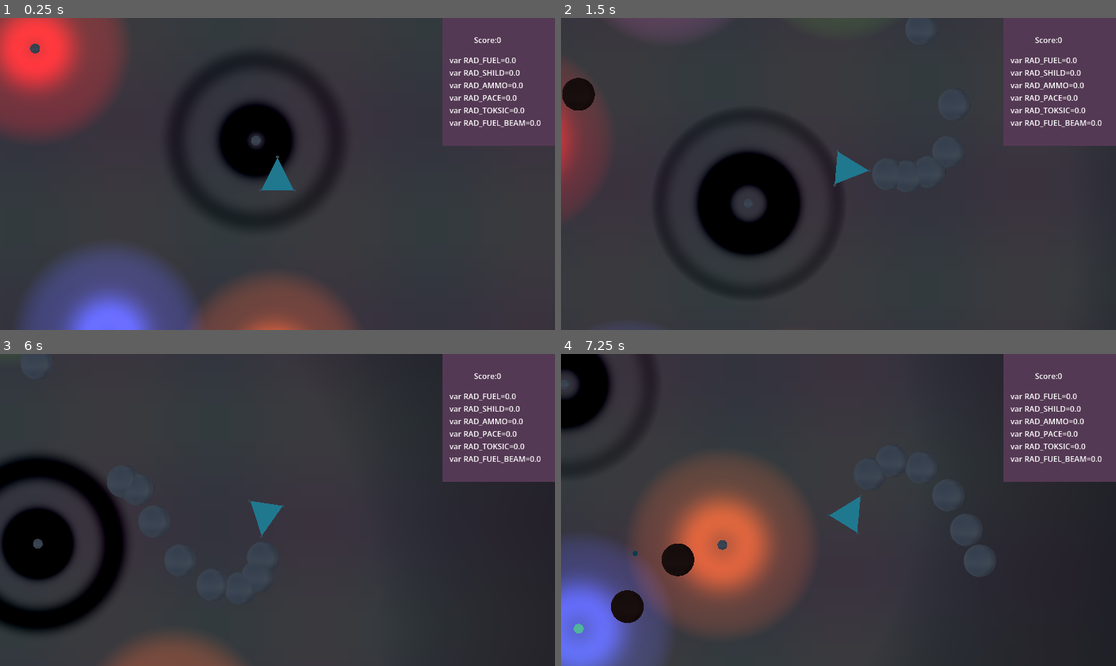
Above: before the commit, frames 1-4 (two rows, left to right).
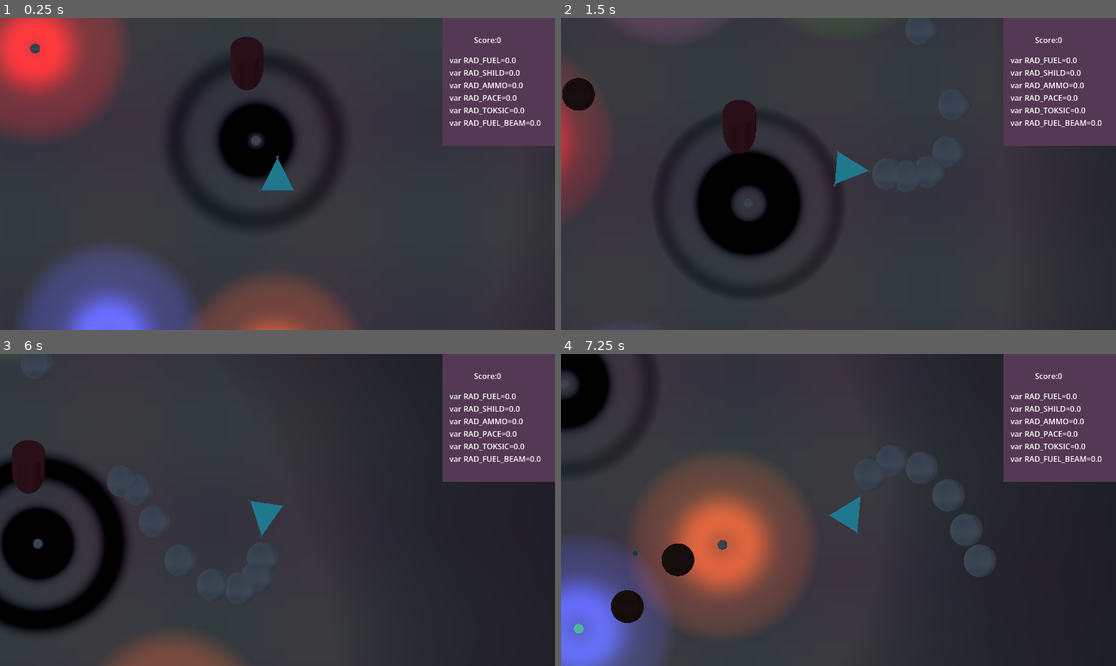
Above: after the commit, the same moments.

Repository: forklovee/SpaceJam2026
Game: Godot game, scene res://main.tscn
Two runs of this game, one before a commit and one after it. Both use one fixed random seed, a clock stepped at 60 frames per second and the inputs below.
Inputs:
- Up to frame 1 (0.25 s): no input
- Up to frame 2 (1.5 s): hold D (Right) 0.53-1.28 s; hold Space (Fire) 0.53-1.28 s; hold S (Down) from 1.28 s (still down); tap Space (Fire) at 1.35 s
- Up to frame 3 (6 s): release S (Down) at 2.03 s; hold D (Right) 2.03-2.78 s; hold Space (Fire) 2.03-2.78 s; hold W (Up) 2.78-3.53 s; tap Space (Fire) at 2.85, 4.35, 5.85 s; hold Space (Fire) 3.53-4.28 s; hold A (Left) 3.53-5.03 s; hold S (Down) 5.03-5.78 s; hold Space (Fire) 5.03-5.78 s; hold D (Right) from 5.78 s (still down)
- Up to frame 4 (7.25 s): release D (Right) at 6.53 s; hold W (Up) from 6.53 s (still down); hold Space (Fire) from 6.53 s (still down)

The runs differ from the first frame. In frame 1, 0.6% of the frame differs, in the area x 41-48%, y 6-24%; in frame 2, 0.7%; in frame 3, 0.7%, in the area x 2-9%, y 27-45%; in frame 4, less than 0.1%.

Commit message:
ship collect
ship collect

Diff:
--- a/Level/level.tscn
+++ b/Level/level.tscn
@@ -6,6 +6,7 @@
 [ext_resource type="Script" uid="uid://8pks5lg5crwq" path="res://Level/level_end.gd" id="2_iincs"]
 [ext_resource type="Script" uid="uid://dm1nvh7d4k27x" path="res://Level/space_bg.gd" id="3_7a20f"]
 [ext_resource type="PackedScene" uid="uid://bao2jybtf0idi" path="res://MainMenu/win.tscn" id="3_nk1il"]
+[ext_resource type="PackedScene" uid="uid://cmcwrxxhrlkj3" path="res://Objects/Base/Base.tscn" id="7_d6qko"]
 
 [sub_resource type="SphereMesh" id="SphereMesh_7dm0k"]
 
@@ -73,9 +74,9 @@
 shader = SubResource("Shader_0xm2m")
 shader_parameter/albedo = Color(0.08627451, 0.08627451, 0.11372549, 1)
 shader_parameter/scale = 100.0
-shader_parameter/stars = PackedVector2Array(-0.2955556, 5.8263283, -5.2654057, 4.834378, 3.3067617, -8.424185, -1.9044629, -9.04546, -0.651775, -1.0171165, -7.3141007, -3.9872112, -12.602741, 1.0127888, 0, 0, 0, 0, 0, 0, 0, 0, 0, 0)
-shader_parameter/stars_color = PackedVector3Array(0.9196297, …(143 unchanged characters)…  0.95807534, 0.63139933, 1.1551381e-06, 0, 0, 0, 0, 0, 0, 0, 0, 0, 0, 0, 0, 0, 0, 0)
-shader_parameter/stars_ani = PackedInt32Array(0, 0, 0, 0, 1, 0, 1, 0, 0, 0, 0, 0)
+shader_parameter/stars = PackedVector2Array(-0.2955556, 5.8263283, -5.2654057, 4.834378, 3.3067617, -8.424185, -1.9044629, -9.04546, -0.651775, -1.0171165, -7.3141007, -3.9872112, -12.602741, 1.0127888, -0.651775, 24.829266, 3.3067617, 17.422197, -12.602741, 26.85917, 0, 0, 0, 0)
+shader_parameter/stars_color = PackedVector3Array(0.9196297, …(143 unchanged characters)…  0.95807534, 0.63139933, 1.1551381e-06, -1, -1, -1, 0.13692334, 0.5227604, 4.813075e-07, 0.95807534, 0.63139933, 1.1551381e-06, 0, 0, 0, 0, 0, 0)
+shader_parameter/stars_ani = PackedInt32Array(0, 0, 0, 0, 1, 0, 1, 1, 0, 1, 0, 0)
 
 [node name="Main" type="Node3D" unique_id=289798224]
 script = ExtResource("1_52x1o")
@@ -263,9 +264,84 @@
 [node name="CollisionShape3D" type="CollisionShape3D" parent="star5/star6/planet2/StaticBody3D9" unique_id=1078550607]
 shape = SubResource("SphereShape3D_iincs")
 
+[node name="star6" type="MeshInstance3D" parent="." unique_id=657441473]
+transform = Transform3D(0.07329019, 0, -0.2909701, 0, 0.3, 0, 0.2909701, 0, 0.07329019, -0.651775, 0, 24.829266)
+mesh = SubResource("SphereMesh_7dm0k")
+script = ExtResource("1_jglls")
+color = Color(1, 1, 1, 1)
+flag = 6
+rad = 1.0
+anim = true
+freq_profile = SubResource("CurveTexture_h2yge")
+rot = 0.1
+neg = true
+
+[node name="star_f" type="MeshInstance3D" parent="star6" unique_id=1187860289]
+transform = Transform3D(-0.995389, 0, 0.09814362, 0, 0.9999998, 0, -0.09814362, 0, -0.995389, -20.715414, 0, -18.822462)
+mesh = SubResource("SphereMesh_7dm0k")
+script = ExtResource("1_jglls")
+color = Color(0.13692334, 0.5227604, 4.813075e-07, 1)
+rad = 1.0
+freq_profile = SubResource("CurveTexture_h2yge")
+rot = 2.5
+
+[node name="planet3" type="MeshInstance3D" parent="star6/star_f" unique_id=186412675]
+transform = Transform3D(-2.6060572, 0, -2.0785065, 0, 3.3333325, 0, 2.0785065, 0, -2.6060572, 1.2704945, 0, 2.4257987)
+mesh = SubResource("SphereMesh_7dm0k")
+surface_material_override/0 = SubResource("StandardMaterial3D_h2yge")
+
+[node name="cristal" parent="star6/star_f/planet3" unique_id=786506537 instance=ExtResource("2_e6b4q")]
+transform = Transform3D(-0.070359685, 0, 0.056116596, 0, 0.09000003, 0, -0.056116596, 0, -0.070359685, 0.050939083, 0, 1.0288982)
+
+[node name="StaticBody3D" type="StaticBody3D" parent="star6/star_f/planet3" unique_id=751826178]
+
+[node name="CollisionShape3D" type="CollisionShape3D" parent="star6/star_f/planet3/StaticBody3D" unique_id=1517732307]
+shape = SubResource("SphereShape3D_iincs")
+
+[node name="star6" type="MeshInstance3D" parent="star6" unique_id=1255127726]
+transform = Transform3D(0.014255017, 0, -0.99988943, 0, 0.99999976, 0, 0.99988943, 0, 0.014255017, -3.1681757, 0, 40.274826)
+mesh = SubResource("SphereMesh_7dm0k")
+script = ExtResource("1_jglls")
+color = Color(0.95807534, 0.63139933, 1.1551381e-06, 1)
+flag = 5
+anim = true
+rot = -1.0
+
+[node name="planet" type="MeshInstance3D" parent="star6/star6" unique_id=1397438062]
+transform = Transform3D(3.333333, 0, 0, 0, 3.333333, 0, 0, 0, 3.333333, 7.889954, 0, -1.3240018)
+mesh = SubResource("SphereMesh_7dm0k")
+surface_material_override/0 = SubResource("StandardMaterial3D_h2yge")
+
+[node name="StaticBody3D8" type="StaticBody3D" parent="star6/star6/planet" unique_id=1670571394]
+transform = Transform3D(-0.53193, 0, 0.8470863, 0, 0.99999994, 0, -0.8470863, 0, -0.53193, 0, 0, 0)
+
+[node name="CollisionShape3D" type="CollisionShape3D" parent="star6/star6/planet/StaticBody3D8" unique_id=901595126]
+shape = SubResource("SphereShape3D_iincs")
+
+[node name="planet2" type="MeshInstance3D" parent="star6/star6" unique_id=2080428818]
+transform = Transform3D(-0.97782123, 0, 3.1866837, 0, 3.3333328, 0, -3.1866837, 0, -0.97782123, 1.2412391, 0, 7.575736)
+mesh = SubResource("SphereMesh_7dm0k")
+surface_material_override/0 = SubResource("StandardMaterial3D_h2yge")
+
+[node name="cristal" parent="star6/star6/planet2" unique_id=1022857709 instance=ExtResource("2_e6b4q")]
+transform = Transform3D(-0.07035967, 0, 0.056116585, 0, 0.090000026, 0, -0.056116585, 0, -0.07035967, 0.82098484, 0, 1.4172401)
+
+[node name="StaticBody3D9" type="StaticBody3D" parent="star6/star6/planet2" unique_id=1930469158]
+transform = Transform3D(0.9658606, 0, 0.26003867, 0, 1, 0, -0.26003867, 0, 0.9658606, 0, 0, 0)
+
+[node name="CollisionShape3D" type="CollisionShape3D" parent="star6/star6/planet2/StaticBody3D9" unique_id=467316505]
+shape = SubResource("SphereShape3D_iincs")
+
 [node name="Space_BG" type="MeshInstance3D" parent="." unique_id=1451238334 node_paths=PackedStringArray("input_stars")]
 transform = Transform3D(100, 0, 0, 0, 100, 0, 0, 0, 100, 0, 0, 0)
 mesh = SubResource("PlaneMesh_ig7tw")
 surface_material_override/0 = SubResource("ShaderMaterial_h2yge")
 script = ExtResource("3_7a20f")
-input_stars = [NodePath("../star5/star3"), NodePath("../star5/star2"), NodePath("../star5/star_f"), NodePath("../star5/star4"), NodePath("../star5"), NodePath("../star5/star5"), NodePath("../star5/star6")]
+input_stars = [NodePath("../star5/star3"), NodePath("../star5/star2"), NodePath("../star5/star_f"), NodePath("../star5/star4"), NodePath("../star5"), NodePath("../star5/star5"), NodePath("../star5/star6"), NodePath("../star6"), NodePath("../star6/star_f"), NodePath("../star6/star6")]
+
+[node name="Base" parent="." unique_id=1098030614 instance=ExtResource("7_d6qko")]
+transform = Transform3D(1, 0, 0, 0, 1, 0, 0, 0, 1, -0.9371481, -0.08077848, -3.141234)
+is_allay = true
+
+[node name="Base2" parent="." unique_id=1424587177 instance=ExtResource("7_d6qko")]
+transform = Transform3D(1, 0, 0, 0, 1, 0, 0, 0, 1, -0.9371481, -0.08077848, 22.076908)
--- /dev/null
+++ b/Objects/Base/Base.tscn
@@ -0,0 +1,29 @@
+[gd_scene format=3 uid="uid://cmcwrxxhrlkj3"]
+
+[ext_resource type="Script" uid="uid://bidrk7yxxeqbs" path="res://Objects/Base/base.gd" id="1_j1vqp"]
+
+[sub_resource type="SphereShape3D" id="SphereShape3D_i283b"]
+radius = 1.615857
+
+[sub_resource type="CylinderMesh" id="CylinderMesh_j1vqp"]
+
+[sub_resource type="StandardMaterial3D" id="StandardMaterial3D_y72cj"]
+albedo_color = Color(0.43817, 0.1315285, 0.16110122, 1)
+
+[node name="Base" type="Area3D" unique_id=1098030614]
+script = ExtResource("1_j1vqp")
+
+[node name="CollisionShape3D" type="CollisionShape3D" parent="." unique_id=1477887116]
+shape = SubResource("SphereShape3D_i283b")
+
+[node name="MeshInstance3D" type="MeshInstance3D" parent="." unique_id=1661012511]
+transform = Transform3D(1, 0, 0, 0, 0.7486318, 0.662986, 0, -0.662986, 0.7486318, 0, 0, 0)
+mesh = SubResource("CylinderMesh_j1vqp")
+surface_material_override/0 = SubResource("StandardMaterial3D_y72cj")
+
+[node name="OmniLight3D" type="OmniLight3D" parent="MeshInstance3D" unique_id=1937687813]
+transform = Transform3D(0.9999994, 0.0008362296, 0.0007405623, -0.0008362296, 0.9999997, -3.5762787e-07, -0.00074056233, -2.682209e-07, 0.99999976, -0.12520051, 1.1369506, 0.88720554)
+light_color = Color(1, 0.91916394, 0.4435601, 1)
+light_energy = 2.515
+
+[connection signal="body_entered" from="." to="." method="_on_body_entered"]
--- /dev/null
+++ b/Objects/Base/base.gd
@@ -0,0 +1,22 @@
+extends Area3D
+
+@export var is_allay=false
+
+
+func _process(delta: float) -> void:
+	if is_allay:
+		$MeshInstance3D/OmniLight3D.visible=false
+		for b in get_overlapping_bodies():
+			if b.is_in_group("PlayerShip"):
+				var ship:Ship=b
+				$MeshInstance3D/OmniLight3D.visible=true
+				var c=ship.storage
+				if c>0:
+					print("transfer:",c)
+				ship.storage=0
+				Game.player_score+=c
+
+
+#func _on_body_entered(body: Node3D) -> void:
+#	if body.is_in_group("PlayerShip"):
+#		var ship:Ship=body
--- a/Objects/Crystal/cristal.gd
+++ b/Objects/Crystal/cristal.gd
@@ -13,10 +13,13 @@
 func damage(instigator: Ship, value: int):
 	durability -= value
 	if durability <= 0:
-		Game.level_end.cristal_left-=1
-		_destroy(instigator)
+		if instigator.can_collect(value):
+			Game.level_end.cristal_left-=1
+			_destroy(instigator)
 
 func _destroy(instigator: Ship):
 	collision.disabled = true
 	queue_free()
 	gathered.emit(instigator)
+	instigator.gather_crystal(self,1)
+	print(instigator.storage)
--- a/Ship/PlayerShip/player_ship.tscn
+++ b/Ship/PlayerShip/player_ship.tscn
@@ -9,7 +9,7 @@
 [sub_resource type="StandardMaterial3D" id="StandardMaterial3D_4ff6c"]
 albedo_color = Color(0.3372549, 1, 1, 1)
 
-[node name="PlayerShip" unique_id=1525440035 instance=ExtResource("1_4ff6c")]
+[node name="PlayerShip" unique_id=1525440035 groups=["PlayerShip"] instance=ExtResource("1_4ff6c")]
 
 [node name="MeshInstance3D" parent="." index="0" unique_id=1993636732]
 surface_material_override/0 = SubResource("StandardMaterial3D_4ff6c")
--- a/Ship/ship.gd
+++ b/Ship/ship.gd
@@ -16,6 +16,7 @@
 
 @export_group("Movement")
 @export var speed: float = 20.0
+
 
 var weapons: Array[Gun] = []
 
@@ -99,7 +100,8 @@
 
 #TODO: define crystal piece
 func gather_crystal(crystal_piece: Node3D, amount: int):
-	if can_gather_crystals(amount):
+	print("CRRII")
+	if !can_gather_crystals(amount):
 		return
 
 	if !crystal_piece.is_inside_tree():
@@ -117,3 +119,7 @@
 		return
 	fuel = clamp(fuel-value, 0, max_fuel)
 	fuel_changed.emit(self)
+
+func can_collect(value):
+	print("cooo,",storage+value<=max_storage)
+	return storage+value<=max_storage
--- a/project.godot
+++ b/project.godot
@@ -22,6 +22,7 @@
 [global_group]
 
 Crystal=""
+PlayerShip=""
 
 [input]
 
Not shown, added: Objects/Base/base.gd.uid
